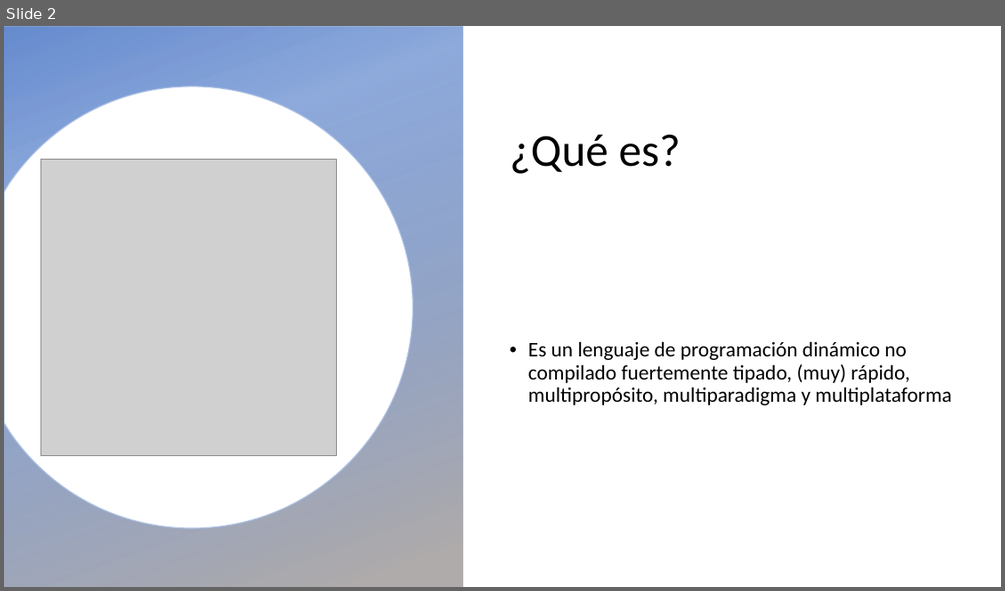
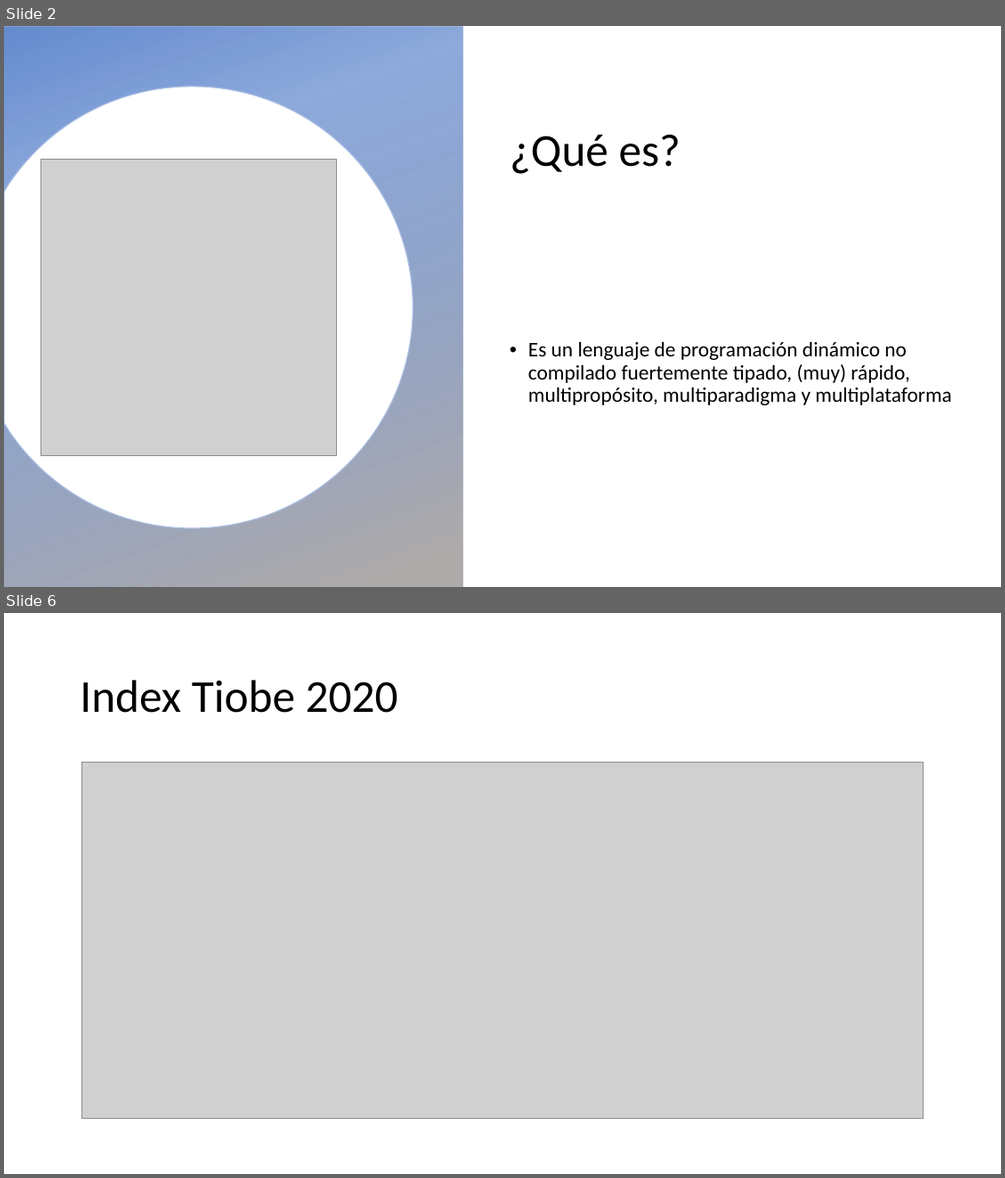
Before and after one commit to levinux/cursoPython, a slide deck: intro.pptx. Shown one above the other, each under a label of ours: slide 2 before the commit, slides 2 and 6 after it; the slides between them are not shown. The pictures are 1005x591 and 1005x1178 pixels, drawn with LibreOffice and Linux fonts; fonts in the diff are those of the drawing; grey boxes stand for pictures; background and template pictures are left out. Boxes give left, top, right and bottom in pixels: in the first picture for what was removed or moved away, otherwise in the second. Text is boxed around its words. In the diff, an @@ line names an element or a change of style, - is before the commit and + after.

```diff
--- a/intro.pptx
+++ b/intro.pptx
@@ slide 6 added at [4, 613, 1001, 1174], background #FFFFFF @@
@@ title added at [80, 680, 398, 713], 44 pt, text #000000 @@
+Index Tiobe 2020
@@ picture added at [81, 763, 922, 1119] @@
```
Also in this commit, not shown: 2 slides changed, 1 other slide added, 1 other file.
